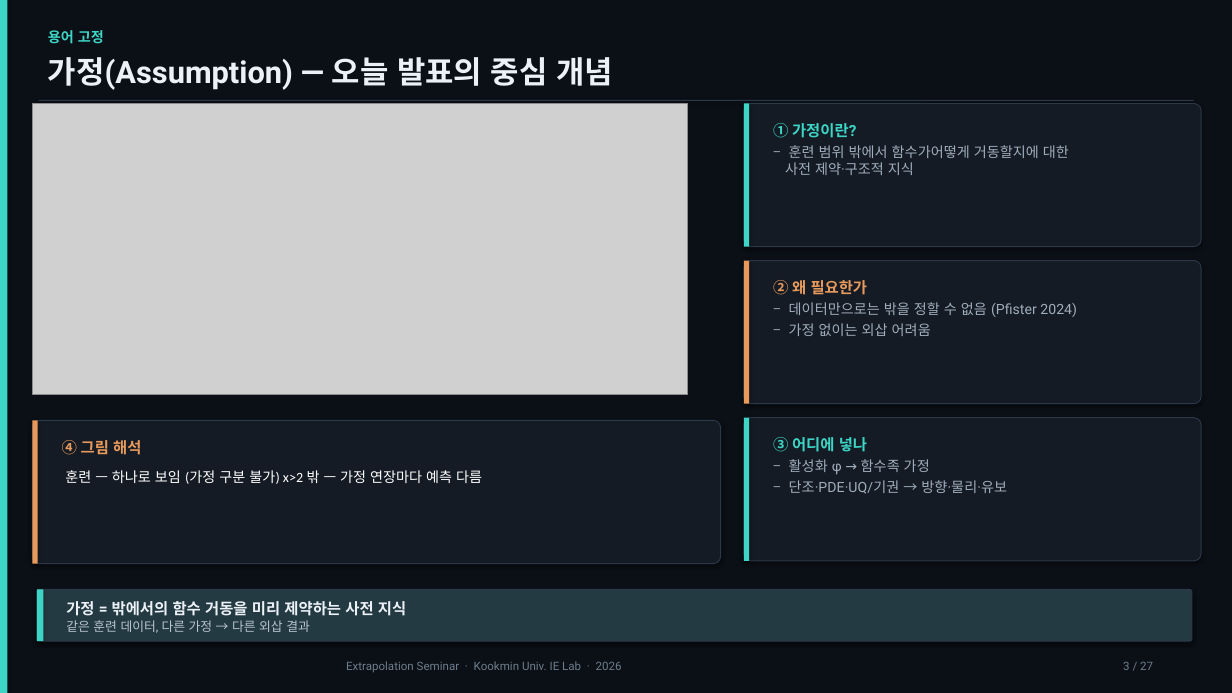
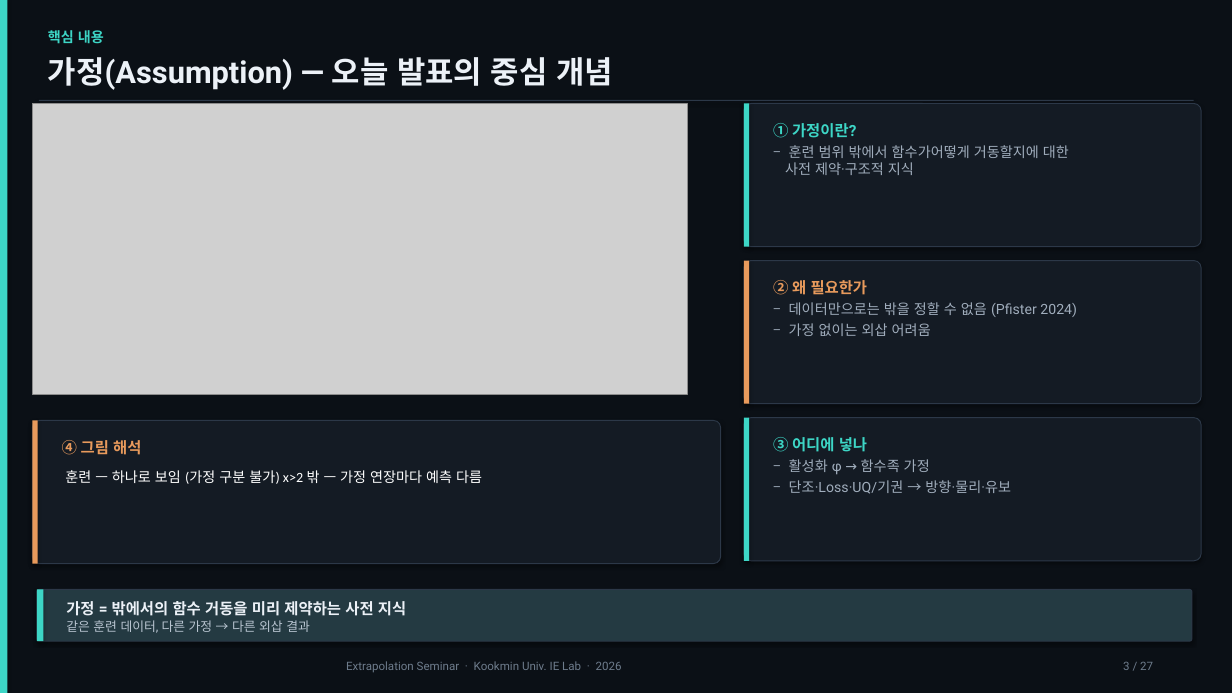
Before and after one commit to amumujs-create/literec_study, a slide deck: slide 3 of extrapolation-papers/외삽_50분_발표자료_v8[Repaired].pptx. Drawn at 1232x693 pixels with LibreOffice and Linux fonts; fonts in the diff are those of the drawing; grey boxes stand for pictures. Boxes give left, top, right and bottom in pixels: in the first picture for what was removed or moved away, otherwise in the second. Text is boxed around its words. In the diff, an @@ line names an element or a change of style, - is before the commit and + after.

```diff
--- a/extrapolation-papers/외삽_50분_발표자료_v8[Repaired].pptx
+++ b/extrapolation-papers/외삽_50분_발표자료_v8[Repaired].pptx
@@ text at <box>48,30,104,44</box>: text changed @@
-용어 고정
+핵심 내용
@@ text at <box>789,480,1011,494</box>: text changed @@
-– 단조·PDE·UQ/기권 → 방향·물리·유보
+– 단조·Loss·UQ/기권 → 방향·물리·유보
```
Also in this commit, not shown: 10 other slides changed, 1 slide added, 3 slides removed, 1 other file.
